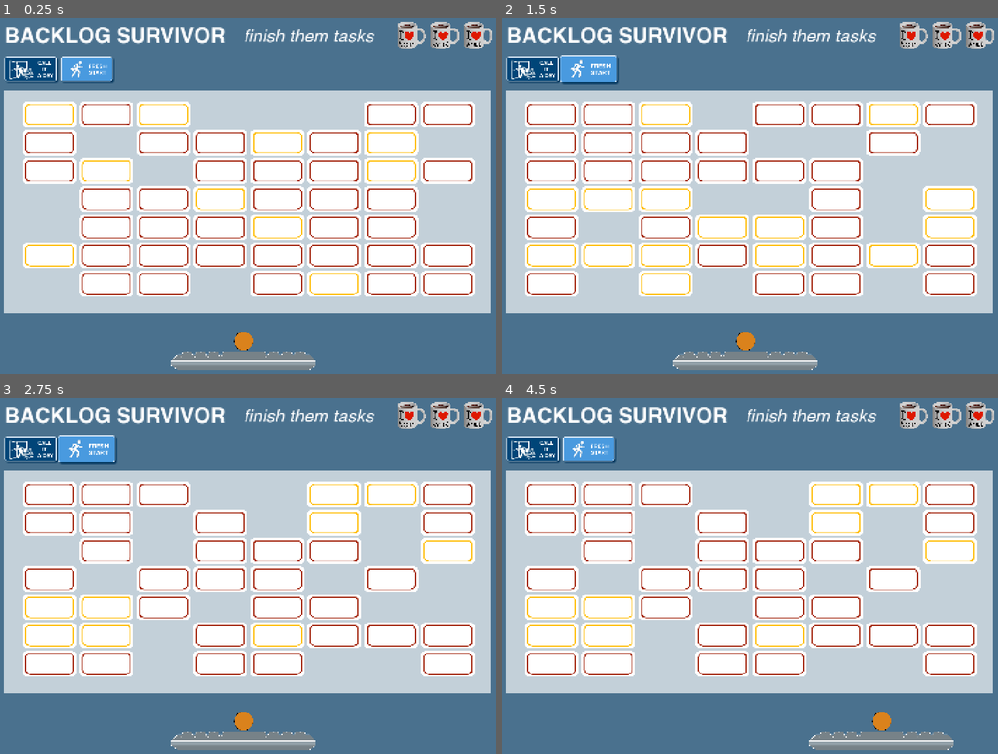
Above: before the commit, frames 1-4 (two rows, left to right).
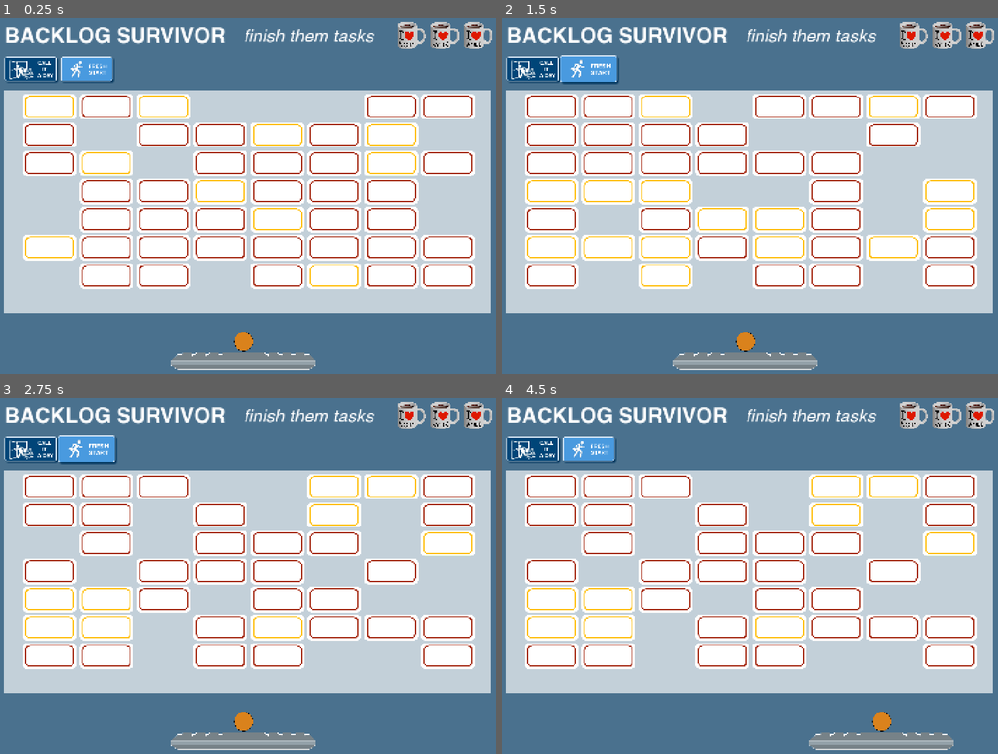
Above: after the commit, the same moments.

Repository: grkovalev/office-game
Game: Godot game, scene res://backlogarkanoid.tscn
Same seed, same stepped clock (60 frames per second), same inputs: the game is played once before the commit and once after it. This scene is started directly instead of the project's main scene.
Inputs (mouse positions are in pixels of both pictures, inside the frame that each line leads up to):
- Up to frame 1 (0.25 s): no input
- Up to frame 2 (1.5 s): click (591, 71) at 0.5 s; click (591, 71) at 1.25 s
- Up to frame 3 (2.75 s): click (89, 451) at 2 s
- Up to frame 4 (4.5 s): tap Enter at 2.75 s; move the mouse to (859, 554) at 2.77 s; hold Right (ui_right) 2.78-3.5 s; tap R at 2.85, 4.35 s; click (859, 554) at 2.92 s; tap Space at 3.02, 4.25 s; drag from (640, 593) to (715, 650) at 3.52 s; move the mouse to (794, 490) at 4.27 s; hold Right (ui_right) from 4.28 s (still down)

The runs differ from the first frame. In frame 1, 17% of the frame differs, in the area x 4-96%, y 21-99%; in frame 2, 17%; in frame 3, 16%; in frame 4, 16%.

Commit message:
keyboard pressing effect

Diff:
--- a/backlogarkanoid.tscn
+++ b/backlogarkanoid.tscn
@@ -10,6 +10,7 @@
 [ext_resource type="Texture2D" uid="uid://c6s7i80ilubn4" path="res://ui_buttons/calendartetris/tetris_ui_atlas.png" id="5_djpl0"]
 [ext_resource type="Script" uid="uid://dntcmvvn6xo4c" path="res://ball_char.gd" id="6_7afv6"]
 [ext_resource type="Script" uid="uid://cthnwkgja4w3y" path="res://animbttn.gd" id="6_n4sgu"]
+[ext_resource type="Texture2D" uid="uid://c2tdkscl63ujn" path="res://ui_buttons/backlogarkanoid/ui_backlogarkanoid/keyboard_pressed.png" id="7_o1l3h"]
 [ext_resource type="Texture2D" uid="uid://wa2lfcxynxf5" path="res://ui_buttons/backlogarkanoid/ui_backlogarkanoid/mug_atlas.png" id="9_qovi6"]
 [ext_resource type="Texture2D" uid="uid://dyay3bbq4tuoo" path="res://ui_buttons/backlogarkanoid/ui_backlogarkanoid/pauseimg.png" id="12_7qgsj"]
 [ext_resource type="Script" uid="uid://b6vpfbirj0xb3" path="res://pause_input_handler.gd" id="13_pausein"]
@@ -33,7 +34,7 @@
 gradient = SubResource("Gradient_7qgsj")
 
 [sub_resource type="RectangleShape2D" id="RectangleShape2D_n0iij"]
-size = Vector2(161.80478, 20.225632)
+size = Vector2(161.80478, 19.447716)
 
 [sub_resource type="CircleShape2D" id="CircleShape2D_n0iij"]
 
@@ -94,7 +95,7 @@
 [node name="env" type="Node2D" parent="." unique_id=9009023]
 
 [node name="grid" type="Node2D" parent="env" unique_id=45948306]
-position = Vector2(200, 318)
+position = Vector2(200, 296)
 script = ExtResource("3_n4sgu")
 columns = 8
 rows = 7
@@ -112,6 +113,7 @@
 scale = Vector2(0.2, 0.2)
 
 [node name="play_char" type="CharacterBody2D" parent="player/playctrl" unique_id=1286823422]
+visible = false
 
 [node name="play_img" type="Sprite2D" parent="player/playctrl/play_char" unique_id=637106822]
 scale = Vector2(0.99999994, 0.99999994)
@@ -119,6 +121,17 @@
 
 [node name="play_coll" type="CollisionShape2D" parent="player/playctrl/play_char" unique_id=1317528701]
 scale = Vector2(12.854998, 12.854998)
+shape = SubResource("RectangleShape2D_n0iij")
+
+[node name="play_char_pressed" type="CharacterBody2D" parent="player/playctrl" unique_id=1224536583]
+
+[node name="playpressed_img" type="Sprite2D" parent="player/playctrl/play_char_pressed" unique_id=231617932]
+scale = Vector2(0.99999994, 0.99999994)
+texture = ExtResource("7_o1l3h")
+
+[node name="playpressed_coll" type="CollisionShape2D" parent="player/playctrl/play_char_pressed" unique_id=1895988526]
+position = Vector2(0, 5)
+scale = Vector2(12.854997, 12.854997)
 shape = SubResource("RectangleShape2D_n0iij")
 
 [node name="ball" type="Node2D" parent="." unique_id=630147723]
@@ -133,6 +146,8 @@
 ball_speed = 600.0
 paddle_path = NodePath("../../../player/playctrl/play_char")
 paddle_collision_path = NodePath("../../../player/playctrl/play_char/play_coll")
+paddle_pressed_path = NodePath("../../../player/playctrl/play_char_pressed")
+paddle_pressed_collision_path = NodePath("../../../player/playctrl/play_char_pressed/playpressed_coll")
 bounds_path = NodePath("../../../bg/bg_tiles")
 
 [node name="ball_img" type="Sprite2D" parent="ball/ballctrl/ball_char" unique_id=1378949881]
--- a/ball_char.gd
+++ b/ball_char.gd
@@ -2,6 +2,7 @@
 
 signal hit_bottom
 signal emergence_finished
+signal paddle_bounced
 
 @export var ball_speed: float = 900.0
 @export var brick_speed_boost: float = 0.0
@@ -11,6 +12,8 @@
 
 @export var paddle_path: NodePath
 @export var paddle_collision_path: NodePath
+@export var paddle_pressed_path: NodePath
+@export var paddle_pressed_collision_path: NodePath
 @export var bounds_path: NodePath
 
 @onready var paddle: CharacterBody2D = get_node(paddle_path)
@@ -19,8 +22,13 @@
 @onready var ball_coll: CollisionShape2D = $ball_coll
 @onready var ball_img: Sprite2D = $ball_img
 
+var paddle_pressed: CharacterBody2D = null
+var paddle_pressed_coll: CollisionShape2D = null
 var paddle_half_width: float
 var paddle_half_height: float
+var paddle_pressed_half_width: float
+var paddle_pressed_half_height: float
+var _last_paddle_collider: Node = null
 var ball_radius: float
 var bounds_rect: Rect2
 var overlap_shape: CircleShape2D
@@ -35,6 +43,19 @@
 	var p_shape := paddle_coll.shape as RectangleShape2D
 	paddle_half_width = 0.5 * p_shape.size.x * paddle_coll.global_scale.x
 	paddle_half_height = 0.5 * p_shape.size.y * paddle_coll.global_scale.y
+	if paddle_pressed_path != NodePath("") and paddle_pressed_collision_path != NodePath(""):
+		paddle_pressed = get_node_or_null(paddle_pressed_path) as CharacterBody2D
+		paddle_pressed_coll = get_node_or_null(paddle_pressed_collision_path) as CollisionShape2D
+		if paddle_pressed_coll != null and paddle_pressed_coll.shape is RectangleShape2D:
+			var pp_shape: RectangleShape2D = paddle_pressed_coll.shape as RectangleShape2D
+			paddle_pressed_half_width = 0.5 * pp_shape.size.x * paddle_pressed_coll.global_scale.x
+			paddle_pressed_half_height = 0.5 * pp_shape.size.y * paddle_pressed_coll.global_scale.y
+		else:
+			paddle_pressed_half_width = paddle_half_width
+			paddle_pressed_half_height = paddle_half_height
+	else:
+		paddle_pressed_half_width = paddle_half_width
+		paddle_pressed_half_height = paddle_half_height
 
 	var b_shape := ball_coll.shape as CircleShape2D
 	ball_radius = b_shape.radius * ball_coll.global_scale.x
@@ -127,8 +148,10 @@
 		if normal == Vector2.ZERO:
 			continue
 
-		if collider == paddle and paddle_ignore_time <= 0.0:
+		var is_paddle := (collider == paddle) or (paddle_pressed != null and collider == paddle_pressed)
+		if is_paddle and paddle_ignore_time <= 0.0:
 			hit_paddle = true
+			_last_paddle_collider = collider
 		else:
 			var brick_node: Node = _get_brick_node(collider)
 			if brick_node != null:
@@ -144,6 +167,7 @@
 
 	if hit_paddle:
 		_bounce_on_paddle()
+		paddle_bounced.emit()
 	elif bricks_hit.size() > 0:
 		# Only one brick per hit
 		var brick: Node = bricks_hit[0]
@@ -238,15 +262,23 @@
 
 func _stick_to_paddle() -> void:
 	var p := paddle.global_position
+	var half_h := paddle_pressed_half_height if paddle_pressed_coll != null else paddle_half_height
 	global_position = Vector2(
 		p.x,
-		p.y - paddle_half_height - ball_radius - 2.0
+		p.y - half_h - ball_radius - 2.0
 	)
 	velocity = Vector2.ZERO
 
 func _bounce_on_paddle() -> void:
+	var paddle_pos: Vector2 = paddle.global_position
+	var half_w := paddle_half_width
+	var half_h := paddle_half_height
+	if _last_paddle_collider == paddle_pressed and paddle_pressed != null:
+		paddle_pos = paddle_pressed.global_position
+		half_w = paddle_pressed_half_width
+		half_h = paddle_pressed_half_height
 	# -1 = far left, 0 = center, +1 = far right
-	var offset := (global_position.x - paddle.global_position.x) / paddle_half_width
+	var offset := (global_position.x - paddle_pos.x) / half_w
 	offset = clamp(offset, -1.0, 1.0)
 
 	var angle := offset * MAX_PADDLE_BOUNCE_ANGLE
--- a/main_backlogarkanoid.gd
+++ b/main_backlogarkanoid.gd
@@ -7,6 +7,8 @@
 
 @onready var paddle: CharacterBody2D = $player/playctrl/play_char
 @onready var paddle_coll: CollisionShape2D = $player/playctrl/play_char/play_coll
+@onready var paddle_pressed: CharacterBody2D = $player/playctrl/play_char_pressed
+@onready var paddle_pressed_coll: CollisionShape2D = $player/playctrl/play_char_pressed/playpressed_coll
 @onready var tiles: TextureRect = $bg/bg_tiles
 @onready var exitbtn: TextureButton = $exitbtn
 @onready var restartbtn: TextureButton = $restartbtn
@@ -37,6 +39,8 @@
 var _pending_blink_cup_index: int = -1
 var is_paused: bool = false
 var _pause_base_scale: Vector2 = Vector2.ONE
+var _paddle_pressed_timer: float = 0.0
+const PADDLE_PRESSED_DURATION := 0.12
 
 func _ready() -> void:
 	_initial_player_position = player_ctrl.position
@@ -44,6 +48,7 @@
 	restartbtn.pressed.connect(_on_restartbtn_pressed)
 	ball_char.hit_bottom.connect(_on_ball_hit_bottom)
 	ball_char.emergence_finished.connect(_on_ball_emergence_finished)
+	ball_char.paddle_bounced.connect(_on_ball_paddle_bounced)
 	_pause_base_scale = pause_node.scale
 	pause_node.hide()
 	# Restart/exit only on left click, not Space/Enter
@@ -60,6 +65,22 @@
 	# Use correct 500x500 regions for 1000x500 atlas at start
 	for i in range(health_cup_sprites.size()):
 		health_cup_sprites[i].region_rect = HEALTHCUP_REGION_FRAME_0
+	_update_paddle_visual(ball_char.attached)
+
+func _on_ball_paddle_bounced() -> void:
+	_paddle_pressed_timer = PADDLE_PRESSED_DURATION
+
+func _update_paddle_visual(use_pressed: bool) -> void:
+	if use_pressed:
+		paddle.visible = false
+		paddle_coll.disabled = true
+		paddle_pressed.visible = true
+		paddle_pressed_coll.disabled = false
+	else:
+		paddle.visible = true
+		paddle_coll.disabled = false
+		paddle_pressed.visible = false
+		paddle_pressed_coll.disabled = true
 
 func _input(event: InputEvent) -> void:
 	# Only runs when game is not paused; when paused, PauseInputHandler handles Space
@@ -120,6 +141,10 @@
 	var right_limit := bounds_rect.position.x + bounds_rect.size.x - paddle_half_width
 	p.x = clamp(p.x, left_limit, right_limit)
 	paddle.global_position = p
+	paddle_pressed.global_position = p
+	if _paddle_pressed_timer > 0.0:
+		_paddle_pressed_timer -= _delta
+	_update_paddle_visual(ball_char.attached or _paddle_pressed_timer > 0.0)
 
 func _on_exitbtn_pressed() -> void:
 	queue_free()
